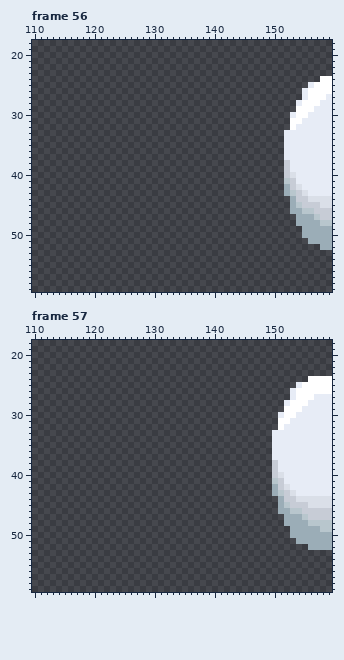
File history of a pixel-art file, resources/art/menu/menu_fly_by.aseprite. Above: the version before the commit.
160x90 pixels, 122 frames. Shown: frame 56: x 110..159, y 18..59; frame 57: x 110..159, y 18..59. The commit also changed other frames, which this record leaves out.
The result:
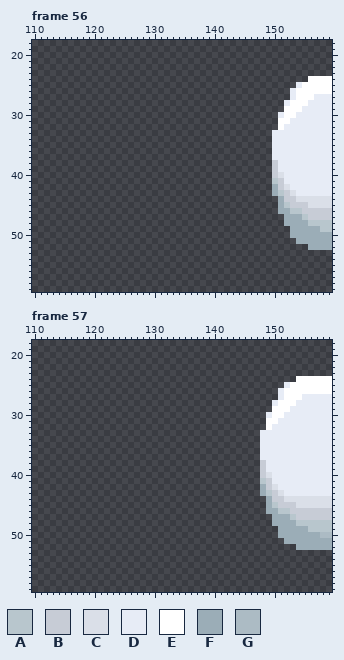
Palette (. is transparent): A #b8c6cd  B #c7ccd6  C #dadfe8  D #e7ecf6  E #ffffff  F #9badb7  G #acbbc4
What changed:
Changed rows in their new state; - is an unchanged pixel.
Frame 56:
first column x 150:
24 ------EE--
25 ----DEE---
26 ---DEE----
27 ---DEE-DD-
28 --DEE-DD--
29 --EE-DD---
30 -DEEDD----
31 -EEDD-----
32 -EDD------
33 DD--------
34 DD--------
35 DD--------
36 DD--------
37 DD--------
38 BDD-------
39 BDD-------
40 BCDD------
41 ABDD------
42 FBCDD-----
43 FABCDD----
44 -FBBCC----
45 -FABB-CC--
46 -FFAABB---
47 --FF-ABB--
48 --FF--AA--
49 ---FF---AA
50 ---FF-----
51 ----FF----
52 ------FF--
Frame 57:
first column x 148:
24 ------EE----
25 ----DEE-----
26 ---DEE------
27 ---DEE-DD---
28 --DEE-DD----
29 --EE-DD-----
30 -DEEDD------
31 -EEDD-------
32 -EDD--------
33 DD----------
34 DD----------
35 DD----------
36 DD----------
37 DD----------
38 BDD---------
39 BDD---------
40 BCDD--------
41 ABDD--------
42 FBCDD-------
43 FABCDD------
44 -FBBCC------
45 -FABB-CC----
46 -FFAABB-----
47 --FF-ABB----
48 --FF--AA----
49 ---FF---AA--
50 ---FF-----GG
51 ----FF------
52 ------FF----
Pixel boxes of the changes (left, top, right, bottom) in both pictures:
changed: (272, 76, 332, 250)
changed: (260, 376, 332, 550)
